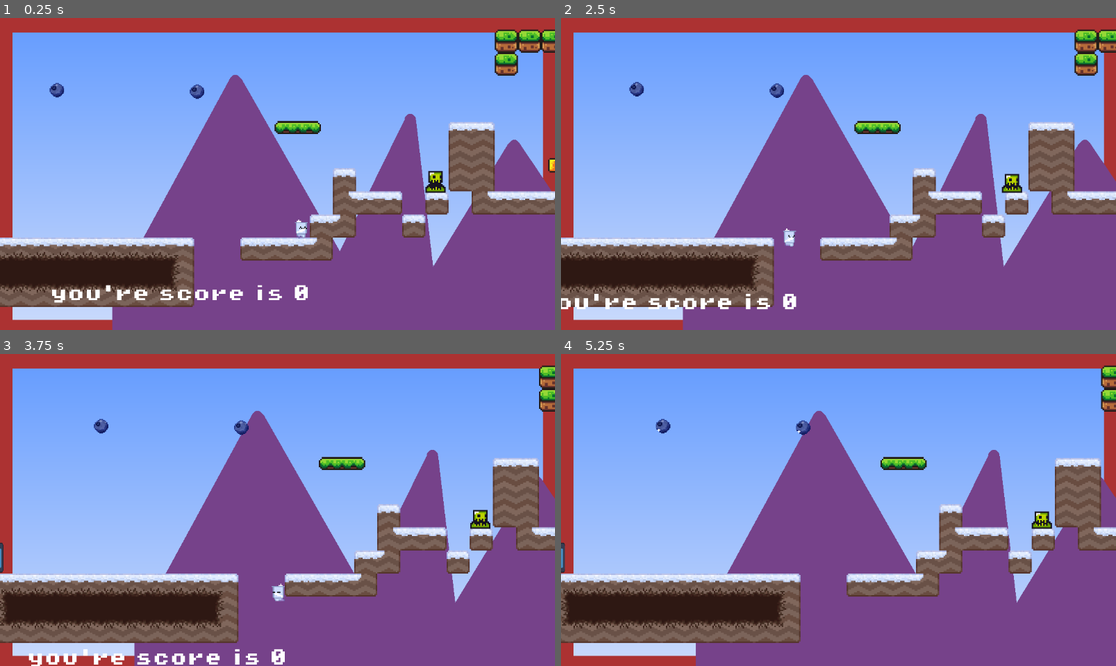
Above: before the commit, frames 1-4 (two rows, left to right).
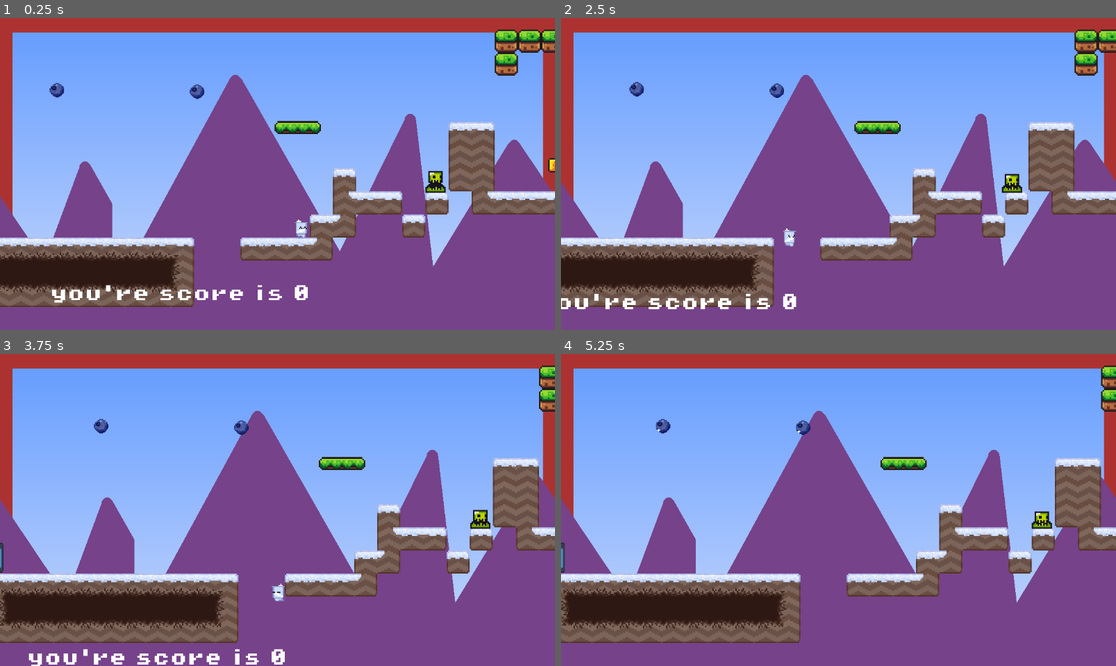
Above: after the commit, the same moments.

Repository: KingKiwiThe3rd/Priff-My-Beloved
Game: Godot game, scene res://scenes/game.tscn
Same seed, same stepped clock (60 frames per second), same inputs: the game is played once before the commit and once after it. The engine's default icon, where the game draws it, is replaced by a stand-in: a white triangle on a blue panel in a dark square.
Inputs:
- Up to frame 1 (0.25 s): no input
- Up to frame 2 (2.5 s): hold Right (Move Right) 0.53-2.03 s; tap Shift (Dash) at 0.6, 2.1 s; tap Space (Jump) at 0.77, 1.52 s; tap F (time_slow) at 1.35 s; hold A (Move Left) from 2.03 s (still down)
- Up to frame 3 (3.75 s): release A (Move Left) at 2.78 s; hold Right (Move Right) from 2.78 s (still down); tap F (time_slow) at 2.85 s; tap Space (Jump) at 3.02 s; tap Shift (Dash) at 3.6 s
- Up to frame 4 (5.25 s): tap Space (Jump) at 3.77, 4.52 s; release Right (Move Right) at 4.28 s; hold A (Move Left) 4.28-5.03 s; tap F (time_slow) at 4.35 s; hold Right (Move Right) from 5.03 s (still down); tap Shift (Dash) at 5.1 s

The runs differ from the first frame. In frame 1, 3.5% of the frame differs, in the area x 0-21%, y 45-100%; in frame 2, 3.9%; in frame 3, 4.2%; in frame 4, 4.5%, in the area x 0-25%, y 45-100%.

Commit message:
Fixed paralaxing

Diff:
--- a/scenes/parallax_layer_2.gd
+++ b/scenes/parallax_layer_2.gd
@@ -1,19 +1,34 @@
 extends ParallaxLayer
+
 @onready var sprite = $Sprite2D
 
 func _ready():
 	var screen_size = get_viewport().size
-	var zoom_factor = 3.0 # Camera zoom from Inspector
+	var camera_zoom = 3.0 # Camera is zoomed 3x
+	var sprite_scale = 1.0 / camera_zoom # Scale sprite down to compensate
 	var texture_size = sprite.texture.get_size()
-	sprite.scale = Vector2(1.0 / zoom_factor, 1.0 / zoom_factor) # 0.333 for 1152x648
-	sprite.position = screen_size / (2 * zoom_factor) # (192, 108)
-	motion_scale = Vector2(0.5, 0) # Scroll slower than camera
-	motion_mirroring = Vector2(texture_size.x, 0) # Repeat at texture width
+	print(texture_size)
+
+	# Scale sprite down by 1/3 to compensate for camera zoom
+	sprite.scale = Vector2(sprite_scale, sprite_scale)
+
+	# Center vertically in the visible area
+	sprite.position = Vector2(screen_size.x/camera_zoom/2, screen_size.y /camera_zoom/2)
+
+	# Scroll slower than camera
+	motion_scale = Vector2(0.5, 0)
+
+	# Motion mirroring needs to use the effective width after scaling
+	# Since the sprite is scaled down, we need unscaled mirroring
+	motion_mirroring = Vector2(texture_size.x/3, 0)
+
 	sprite.visible = true
 	sprite.modulate = Color(1, 1, 1, 1)
 	z_index = -1
+
 	print("Viewport Size:", screen_size)
 	print("Texture Size:", texture_size)
+	print("Camera Zoom:", camera_zoom)
 	print("Sprite Scale:", sprite.scale)
 	print("Sprite Position:", sprite.position)
 	print("Motion Mirroring:", motion_mirroring)
Not shown: 1 places in scenes/game.tscn that only renumber resources
